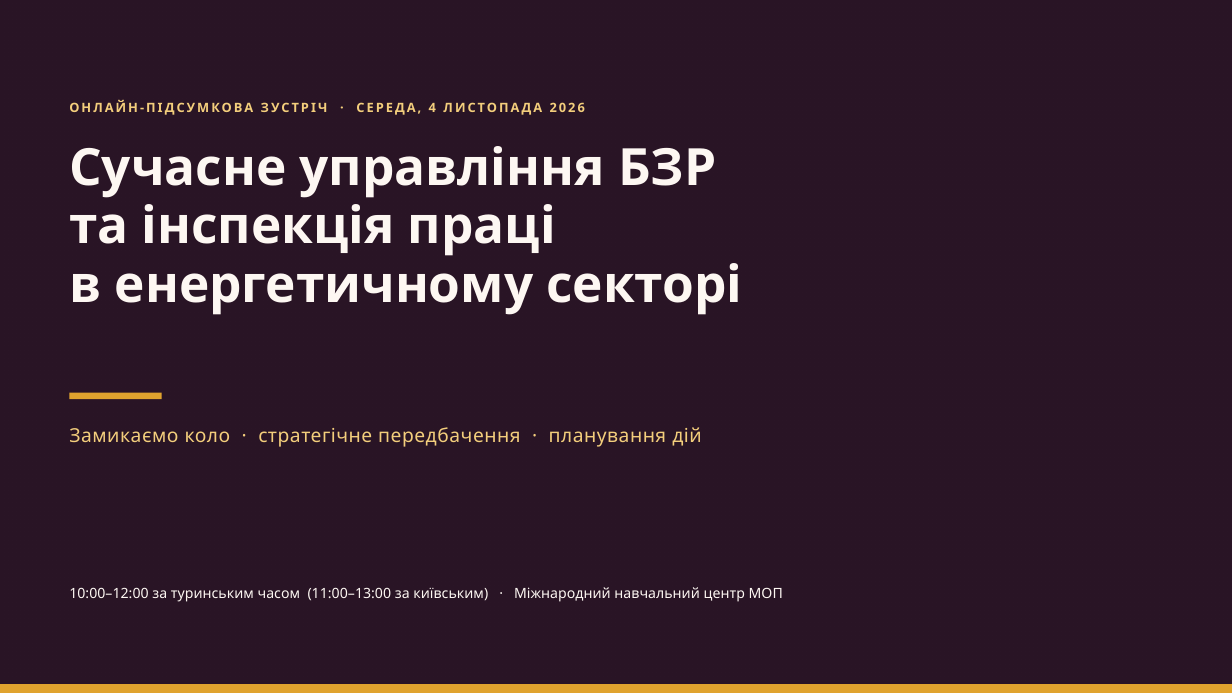
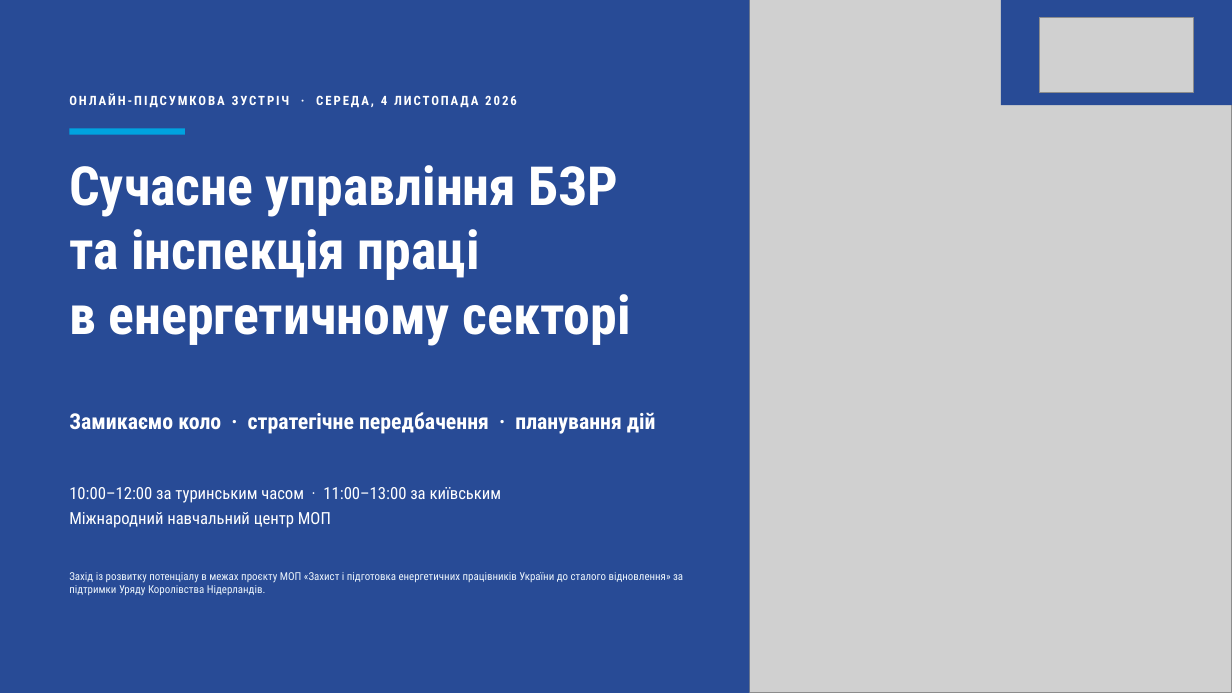
Before and after one commit to olena-vazhynska/Modern-Energy-Sector_Ukraine, a slide deck: slide 1 of assets/decks/A4019972_Closing_Webinar_4Nov2026_UA.pptx. Drawn at 1232x693 pixels with LibreOffice and Linux fonts; fonts in the diff are those of the drawing; grey boxes stand for pictures; background and template pictures are left out. Boxes give left, top, right and bottom in pixels: in the first picture for what was removed or moved away, otherwise in the second. Text is boxed around its words. In the diff, an @@ line names an element or a change of style, - is before the commit and + after.

```diff
--- a/assets/decks/A4019972_Closing_Webinar_4Nov2026_UA.pptx
+++ b/assets/decks/A4019972_Closing_Webinar_4Nov2026_UA.pptx
@@ background picture (left out) to #284B96 @@
@@ rectangle: place and size @@
-rectangle at [0,0,1232,693]
+rectangle at [0,0,750,693]
@@ rectangle at [0,0,750,693]: fill gradient #2A1526 to #284B96 @@
@@ picture added at [750,0,1232,693] @@
@@ rectangle added at [1001,0,1232,105], fill #284B96 @@
@@ picture added at [1040,18,1194,92] @@
@@ text "ОНЛАЙН-ПІДСУМКОВА ЗУСТРІЧ · СЕРЕДА, 4 ...": place and size @@
-text "ОНЛАЙН-ПІДСУМКОВА ЗУСТРІЧ · СЕРЕДА, 4 ..." at [69,100,585,115]
+text "ОНЛАЙН-ПІДСУМКОВА ЗУСТРІЧ · СЕРЕДА, 4 ..." at [69,93,517,108]
@@ text "ОНЛАЙН-ПІДСУМКОВА ЗУСТРІЧ · СЕРЕДА, 4 ..." at [69,93,517,108]: font Noto Sans to Roboto Condensed, text colour #F3CE7C to #FFFFFF, letter spacing 1.6 to 1.5 pt @@
@@ rectangle added at [69,128,185,135], fill #00A3E0 @@
@@ text "Сучасне управління БЗР": place and size @@
-text "Сучасне управління БЗР" at [69,146,743,315]
+text "Сучасне управління БЗР" at [69,165,630,346]
@@ text "Сучасне управління БЗР" at [69,165,630,346]: size 40 to 42 pt, font Noto Sans to Roboto Condensed, text colour #FDF7F2 to #FFFFFF; line spacing 0.95 to 1 @@
@@ text "Замикаємо коло · стратегічне передбачення ...": place and size @@
-text "Замикаємо коло · стратегічне передбачення ..." at [69,427,702,447]
+text "Замикаємо коло · стратегічне передбачення ..." at [69,412,656,434]
@@ text "Замикаємо коло · стратегічне передбачення ..." at [69,412,656,434]: size 15 to 17 pt, font Noto Sans to Roboto Condensed, text colour #F3CE7C to #FFFFFF, letter spacing 0.4 to 0 pt, bold on @@
@@ rectangle removed at [69,393,162,399] @@
@@ text at [69,487,502,528]: text changed; size 11 to 13 pt; font Noto Sans to Roboto Condensed; text colour #FDF7F2 to #FFFFFF @@
-10:00–12:00 за туринським часом (11:00–13:00 за київським) · Міжнародний навчальний центр МОП
+10:00–12:00 за туринським часом · 11:00–13:00 за київським
+Міжнародний навчальний центр МОП
@@ text added at [69,570,683,596], 8.5 pt, text #EDF5FC @@
+Захід із розвитку потенціалу в межах проєкту МОП «Захист і підготовка енергетичних працівників України до сталого відновлення» за підтримки Уряду Королівства Нідерландів.
@@ rectangle removed at [0,684,1232,693] @@
```
Also in this commit, not shown: 22 other slides changed, 4 other files.
